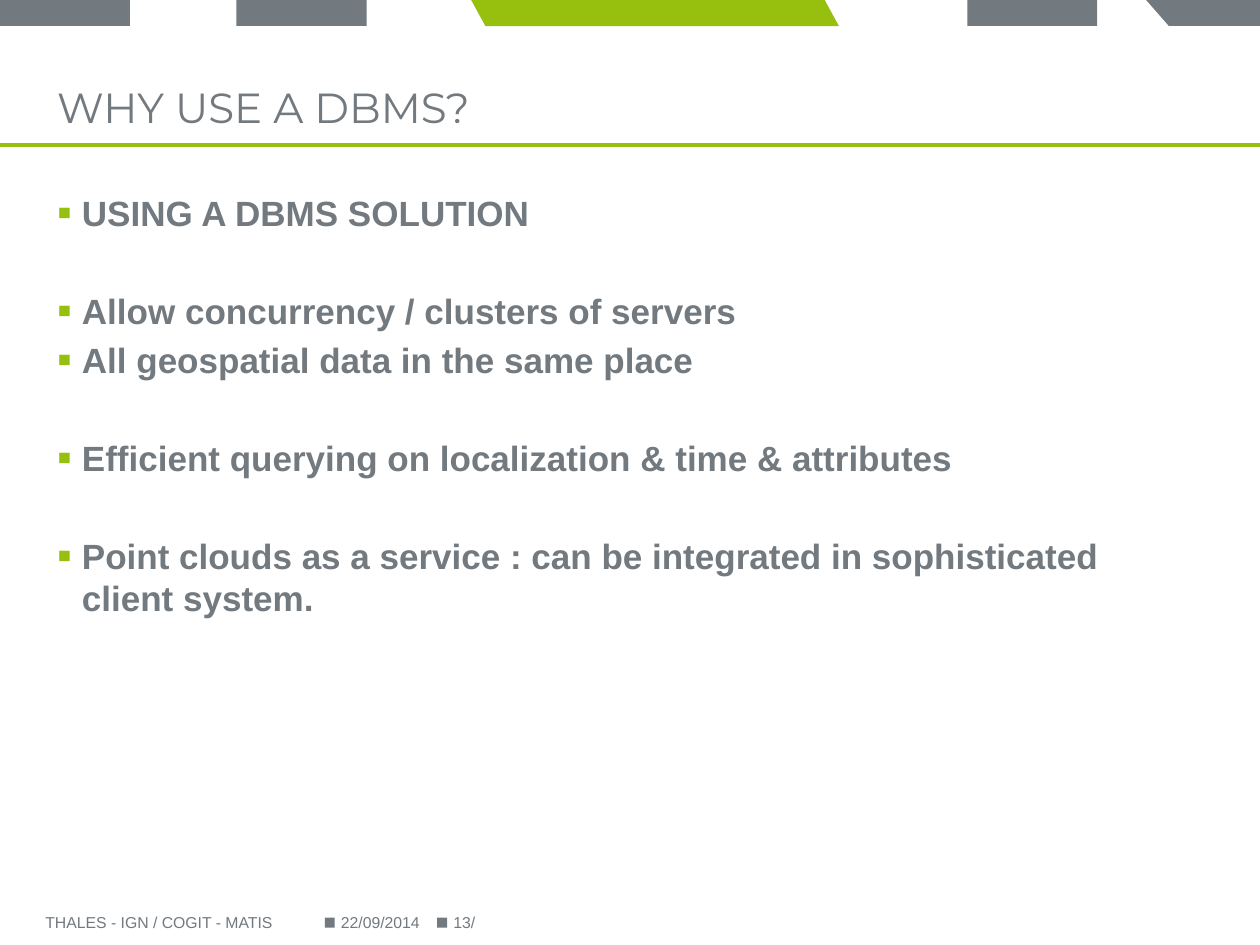
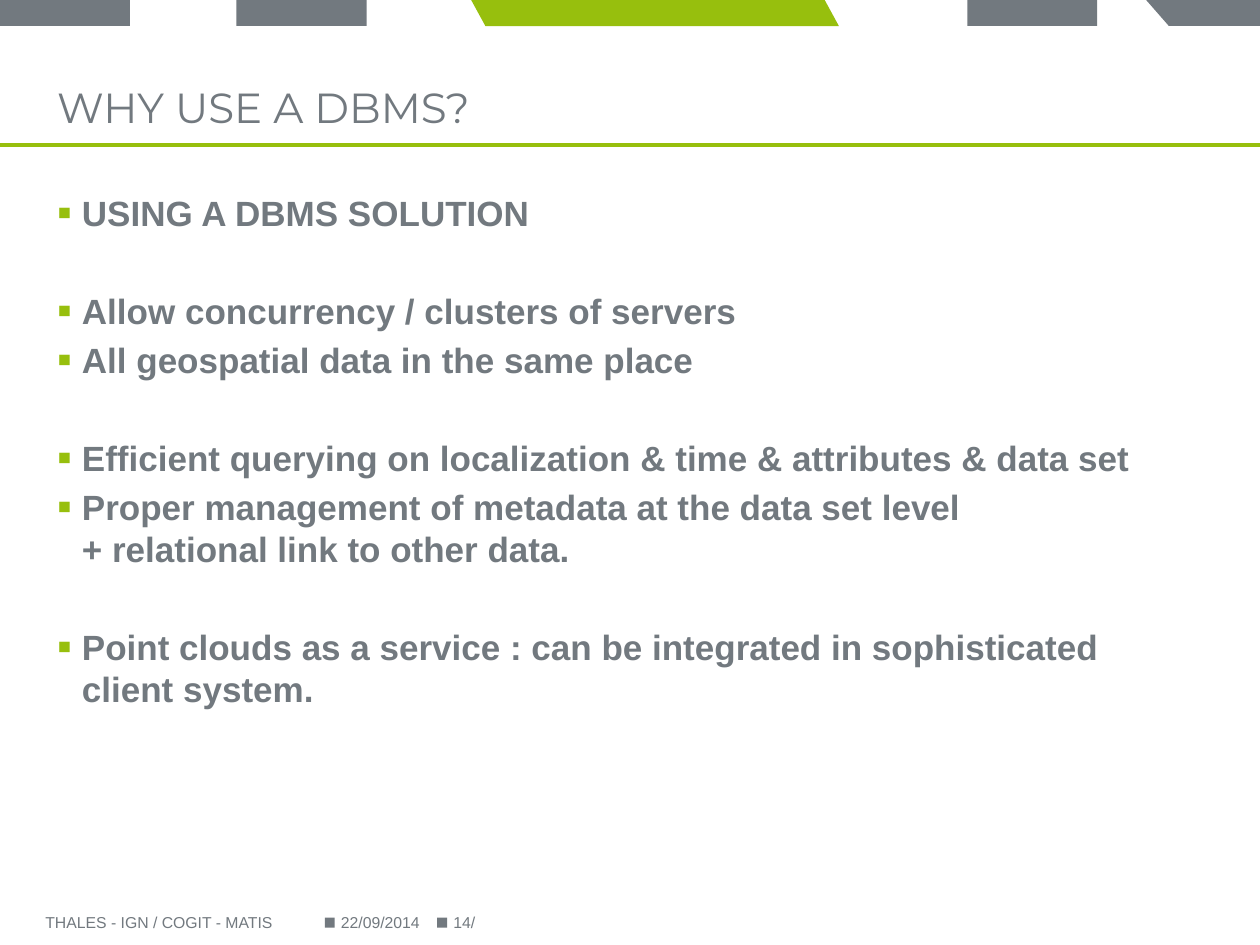
Before and after one commit to Remi-C/Postgres_Day_2014_10_RemiC, a slide deck: slide 14 of presentation_RCura.pptx (slide 13 before the commit). Drawn at 1260x945 pixels with LibreOffice and Linux fonts; fonts in the diff are those of the drawing; background and template pictures are left out. Boxes give left, top, right and bottom in pixels: in the first picture for what was removed or moved away, otherwise in the second. Text is boxed around its words. In the diff, an @@ line names an element or a change of style, - is before the commit and + after.

```diff
--- a/presentation_RCura.pptx
+++ b/presentation_RCura.pptx
@@ text at [82,445,1129,563]: text changed @@
-▪ Efficient querying on localization & time & attributes
+▪ Efficient querying on localization & time & attributes & data set
+▪ Proper management of metadata at the data set level
+  + relational link to other data.
@@ page number at [453,916,475,928]: text changed @@
-13/
+14/
```
Also in this commit, not shown: 11 other slides changed, 1 slide added.
